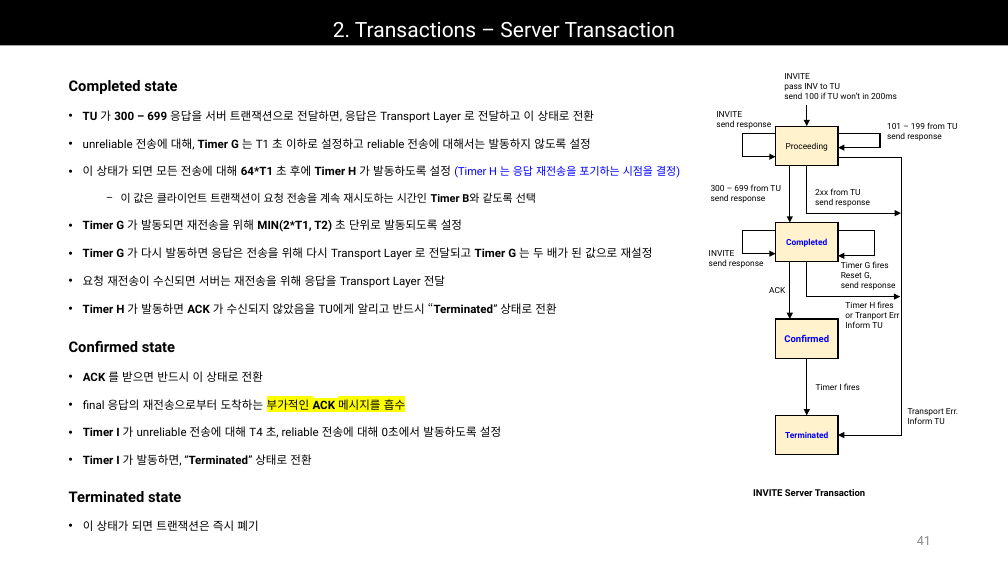
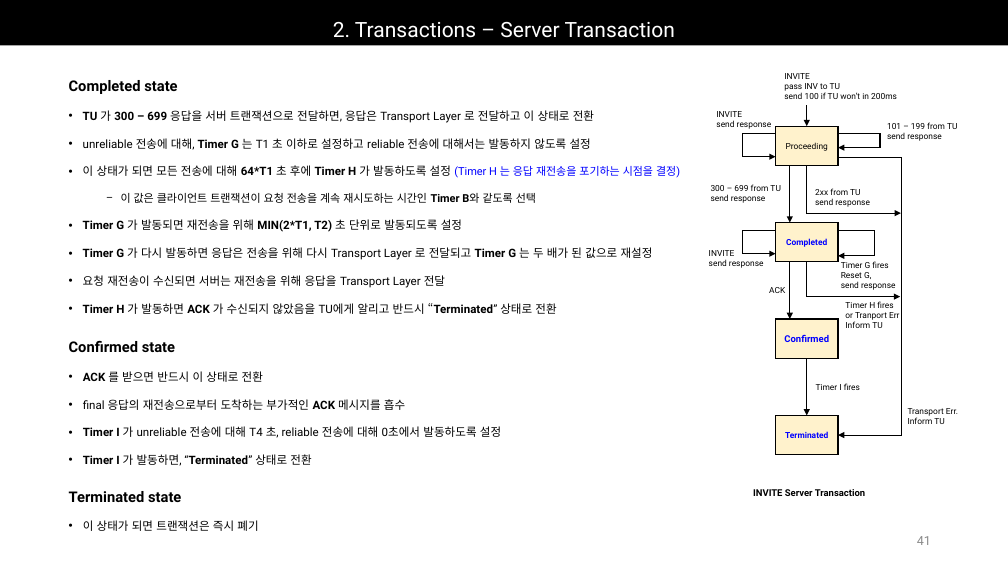
Before and after one commit to Epsilonely/SIP-Survey, a slide deck: slide 41 of 세미나 3차.pptx. Drawn at 1008x567 pixels with LibreOffice and Linux fonts; fonts in the diff are those of the drawing. Boxes give left, top, right and bottom in pixels: in the first picture for what was removed or moved away, otherwise in the second. Text is boxed around its words. In the diff, an @@ line names an element or a change of style, - is before the commit and + after.

```diff
--- a/세미나 3차.pptx
+++ b/세미나 3차.pptx
@@ text at [83,399,405,410]: highlight #FFFF00 to none in "부가적인 ACK 메시지를 흡수" @@
```
Also in this commit, not shown: 7 other slides changed, 5 slides added.
